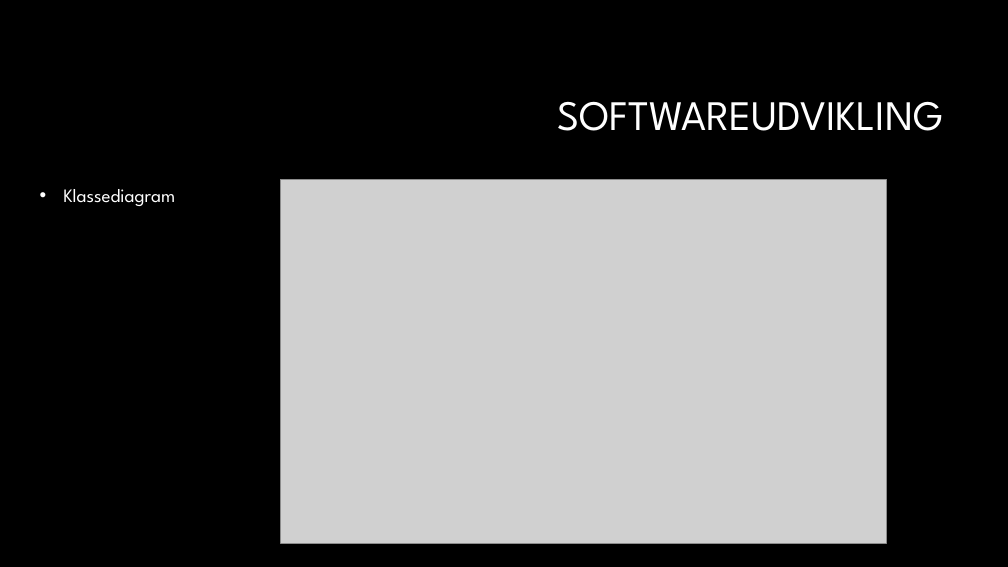
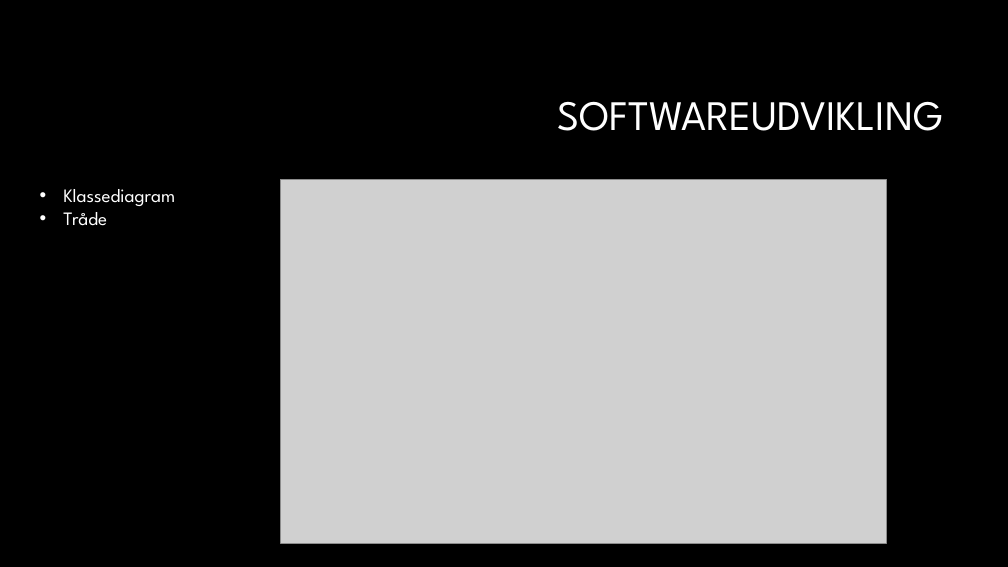
Before and after one commit to sarakirkeby/Semester-Projekt-3, a slide deck: slide 11 of Bifiler til projekt/Semesterprojekt 3.pptx. Drawn at 1008x567 pixels with LibreOffice and Linux fonts; fonts in the diff are those of the drawing; grey boxes stand for pictures; background and template pictures are left out. Boxes give left, top, right and bottom in pixels: in the first picture for what was removed or moved away, otherwise in the second. Text is boxed around its words. In the diff, an @@ line names an element or a change of style, - is before the commit and + after.

```diff
--- a/Bifiler til projekt/Semesterprojekt 3.pptx
+++ b/Bifiler til projekt/Semesterprojekt 3.pptx
@@ text at (63, 212, 107, 226): paragraph added @@
+• Tråde
```
Also in this commit, not shown: 5 other slides changed.
